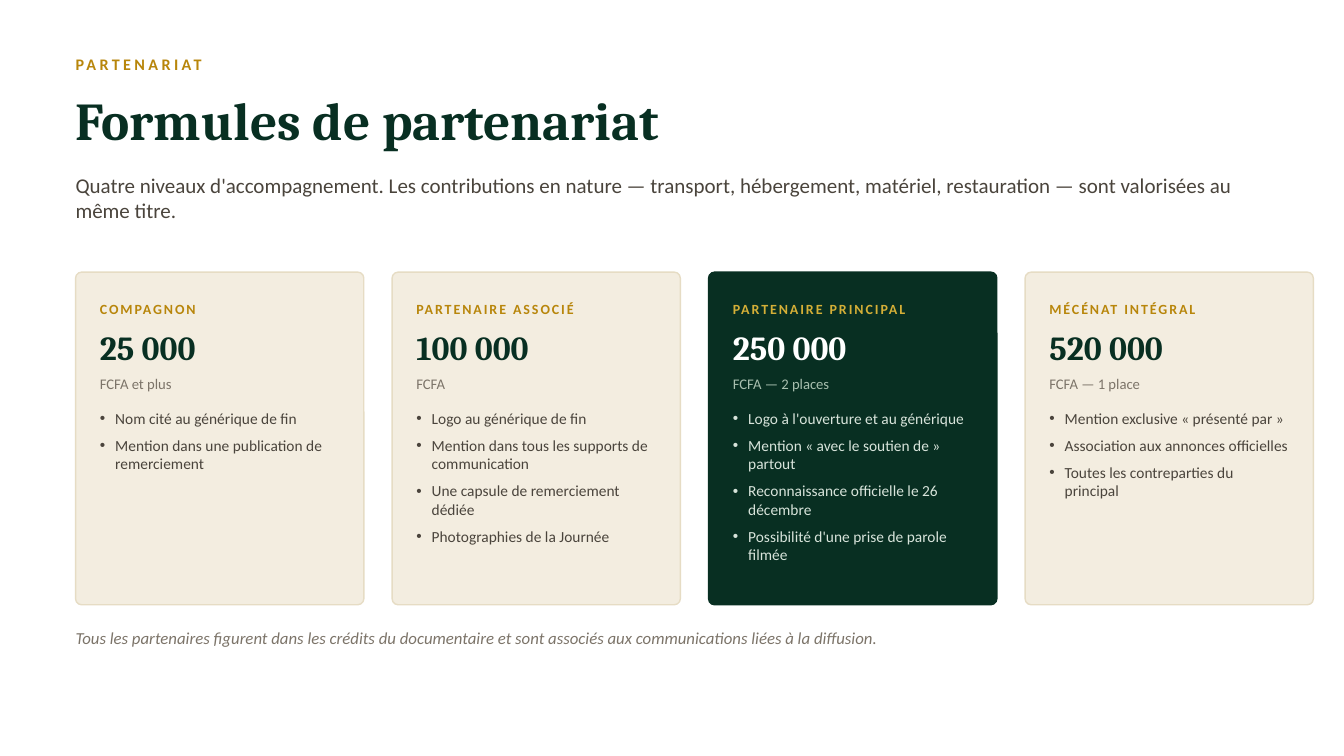
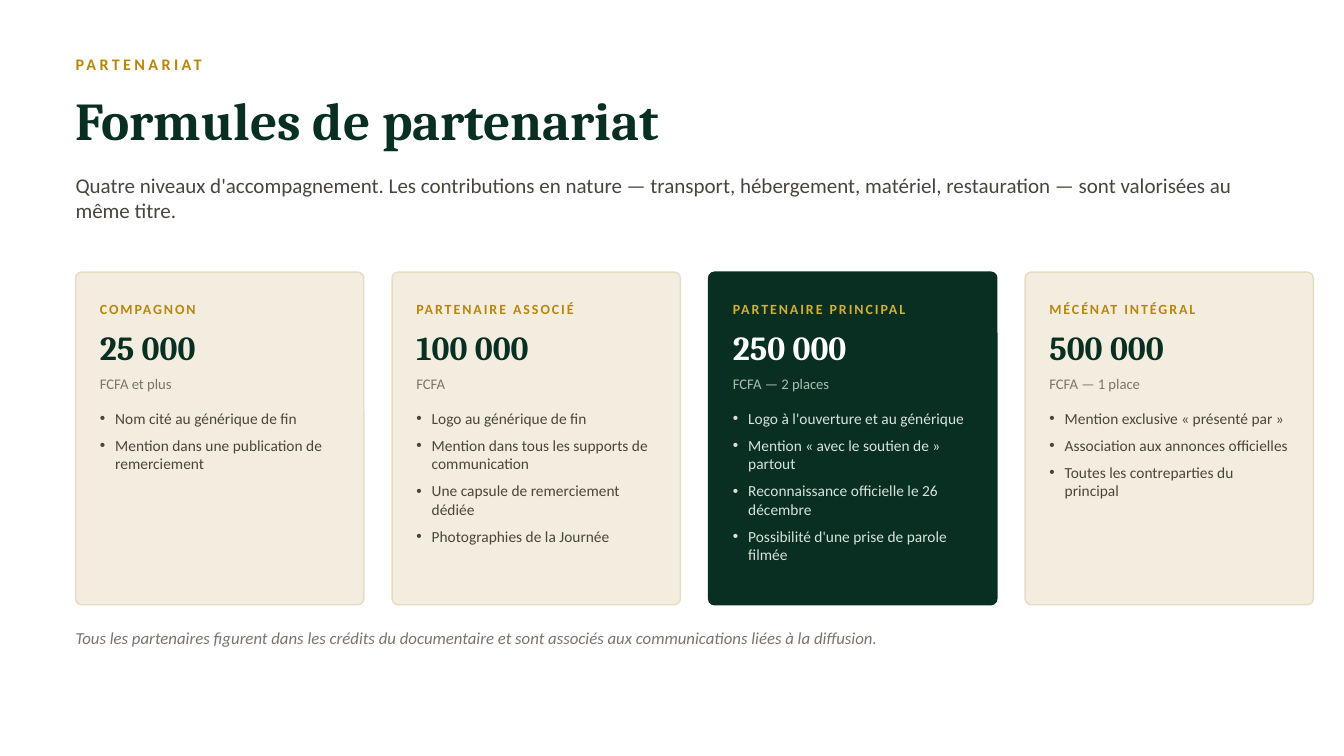
Before and after one commit to papebirima374/ksn-site, a slide deck: slide 12 of public/documents/presentation-salaatu-alaa-nabii.pptx. Drawn at 1344x756 pixels with LibreOffice and Linux fonts; fonts in the diff are those of the drawing. Boxes give left, top, right and bottom in pixels: in the first picture for what was removed or moved away, otherwise in the second. Text is boxed around its words. In the diff, an @@ line names an element or a change of style, - is before the commit and + after.

```diff
--- a/public/documents/presentation-salaatu-alaa-nabii.pptx
+++ b/public/documents/presentation-salaatu-alaa-nabii.pptx
@@ text at [1049,337,1164,361]: text changed @@
-520 000
+500 000
```
Also in this commit, not shown: 3 other slides changed, 2 other files.
